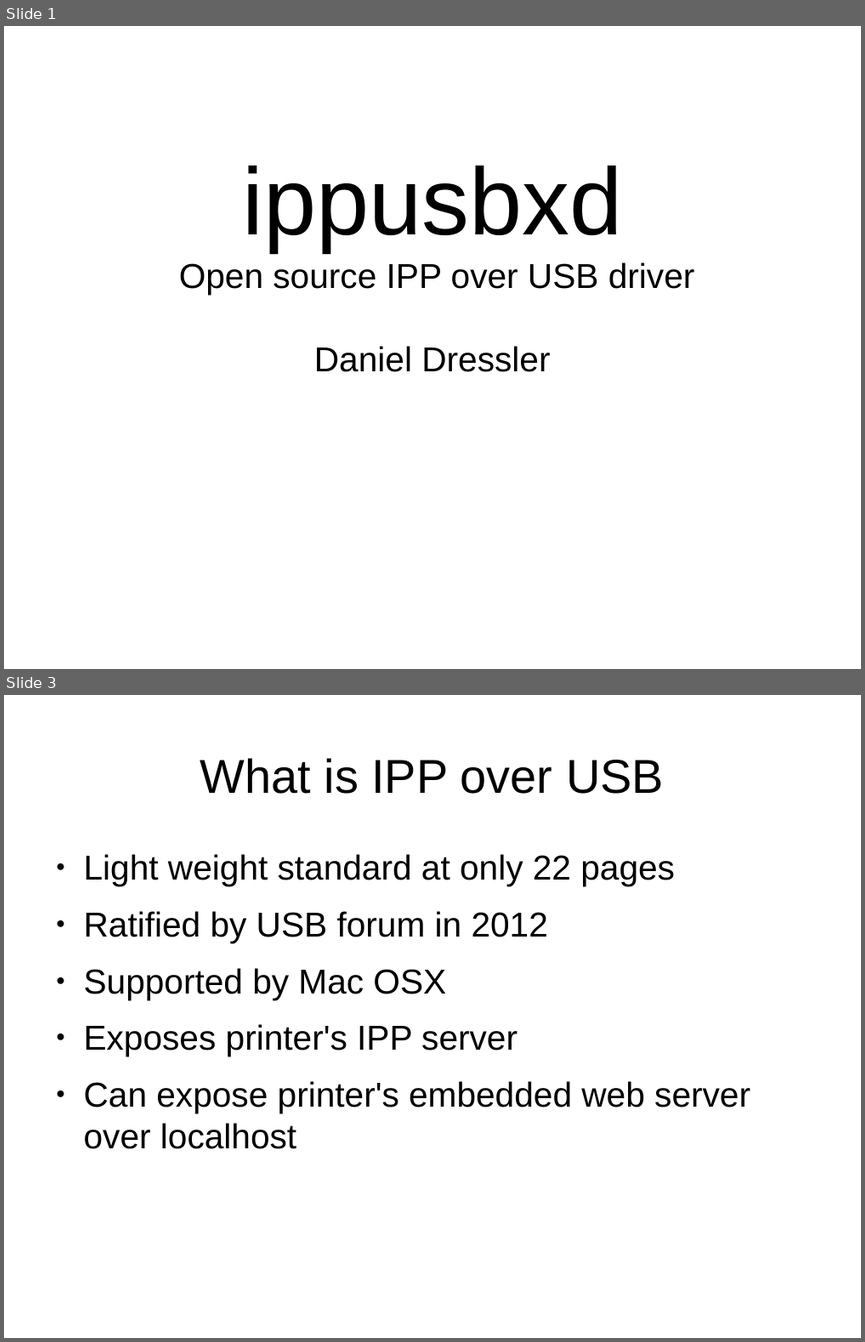
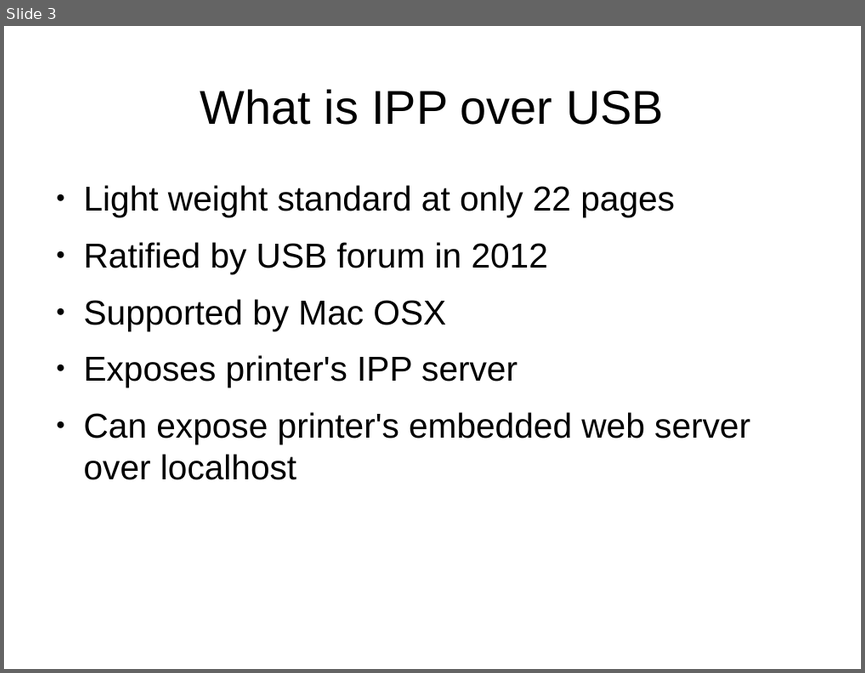
Before and after one commit to tillkamppeter/ippusbxd, a slide deck: doc/ippusbxd_presentation.odp. Shown one above the other, each under a label of ours: slides 1 and 3 before the commit, slide 3 after it; the slides between them are not shown. The pictures are 865x1342 and 865x673 pixels, drawn with LibreOffice and Linux fonts; fonts in the diff are those of the drawing. Boxes give left, top, right and bottom in pixels: in the first picture for what was removed or moved away, otherwise in the second. Text is boxed around its words. In the diff, an @@ line names an element or a change of style, - is before the commit and + after.

```diff
--- a/doc/ippusbxd_presentation.odp
+++ b/doc/ippusbxd_presentation.odp
@@ slide 1 removed at (4,26,861,669), background #FFFFFF @@
@@ subtitle removed at (179,165,695,372) @@
-ippusbxd
-Open source IPP over USB driver
-Daniel Dressler
```
Also in this commit, not shown: 3 slides changed, 1 slide added, 1 other file.
